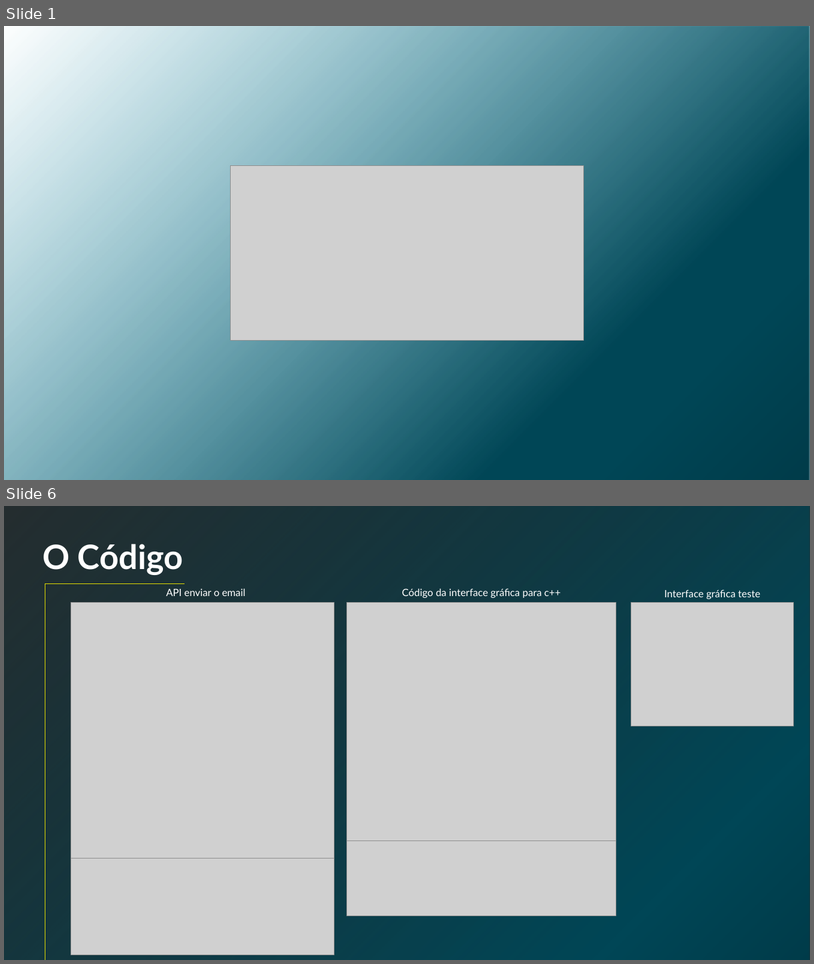
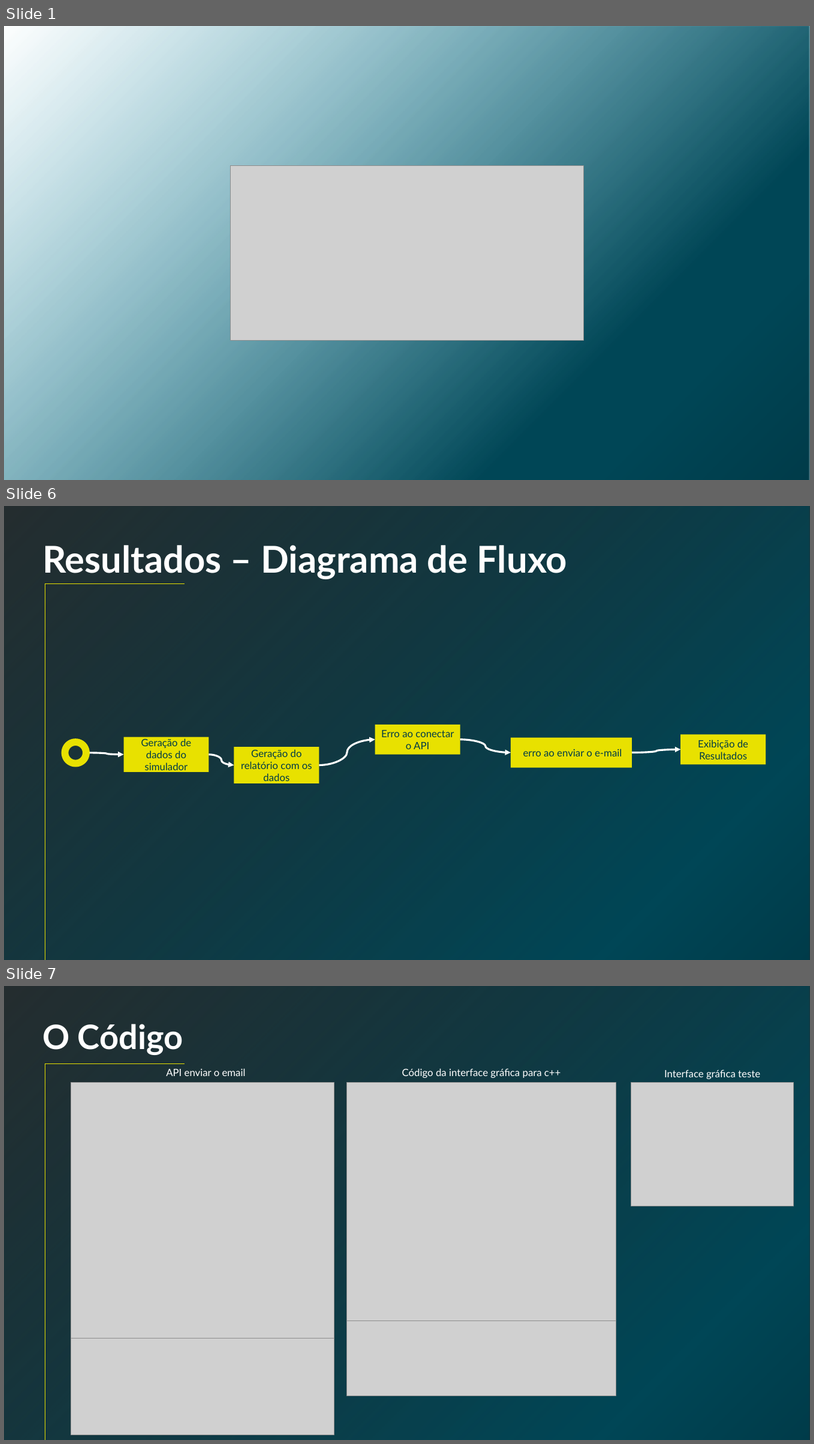
Before and after one commit to GianLucena/batimento-cardiaco, a slide deck: academy coding/Apresentação Final .pptx. Shown one above the other, each under a label of ours: slides 1 and 6 before the commit, slides 1, 6 and 7 after it; the slides between them are not shown. The pictures are 814x964 and 814x1444 pixels, drawn with LibreOffice and Linux fonts; fonts in the diff are those of the drawing; grey boxes stand for pictures; background and template pictures are left out; a plain dark background stands for a picture behind light text. Boxes give left, top, right and bottom in pixels: in the first picture for what was removed or moved away, otherwise in the second. Text is boxed around its words. In the diff, an @@ line names an element or a change of style, - is before the commit and + after.

```diff
--- a/academy coding/Apresentação Final .pptx
+++ b/academy coding/Apresentação Final .pptx
@@ slide 6 added at (x1=4, y1=506, x2=810, y2=960), background picture (left out) @@
@@ rectangle added at (x1=4, y1=506, x2=810, y2=960), fill gradient #003B49 to #004656 @@
@@ text added at (x1=42, y1=545, x2=567, y2=579), 44 pt, text #FFFFFF, bold @@
+Resultados – Diagrama de Fluxo
@@ line added from (45, 584) to (45, 960), #E8E100 1 pt @@
@@ line added from (184, 584) to (45, 584), #E8E100 1 pt @@
@@ donut added at (x1=62, y1=738, x2=90, y2=767), fill #E8E100 @@
@@ rectangle added at (x1=124, y1=737, x2=209, y2=772), fill #E8E100, 12 pt, text #003B49 @@
+Geração de dados do simulador
@@ curved arrow added from (319, 765) to (375, 739), #FFFFFF 2.25 pt @@
@@ rectangle added at (x1=375, y1=724, x2=461, y2=754), fill #E8E100, 12 pt, text #003B49 @@
+Erro ao conectar o API
@@ curved arrow added from (461, 739) to (511, 752), #FFFFFF 2.25 pt @@
@@ rectangle added at (x1=511, y1=738, x2=633, y2=768), fill #E8E100, 12 pt, text #003B49 @@
+erro ao enviar o e-mail
@@ rectangle added at (x1=681, y1=734, x2=766, y2=764), fill #E8E100, 12 pt, text #003B49 @@
+Exibição de Resultados
@@ curved arrow added from (90, 753) to (124, 754), #FFFFFF 2.25 pt @@
@@ curved arrow added from (209, 754) to (234, 765), #FFFFFF 2.25 pt @@
@@ rectangle added at (x1=234, y1=747, x2=319, y2=783), fill #E8E100, 12 pt, text #003B49 @@
+Geração do relatório com os dados
@@ curved arrow added from (633, 752) to (681, 749), #FFFFFF 2.25 pt @@
@@ what was slide 6 is now slide 7 @@
```
Also in this commit, not shown: 1 slide changed, 3 other slides added, 3 slides removed, 40 other files.
